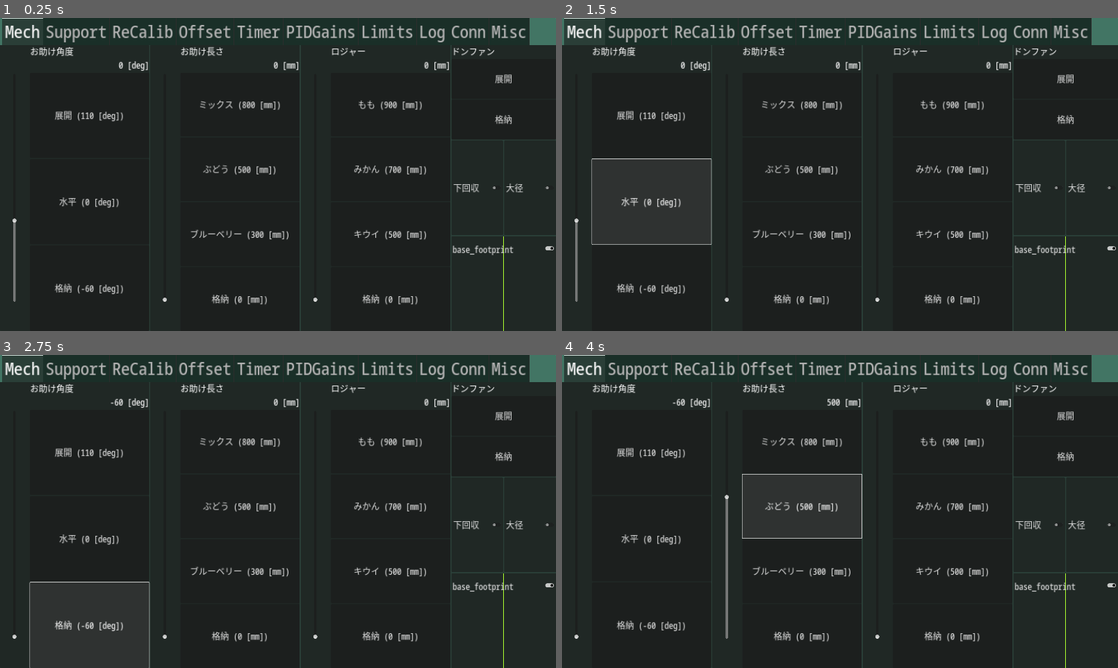
Above: before the commit, frames 1-4 (two rows, left to right).
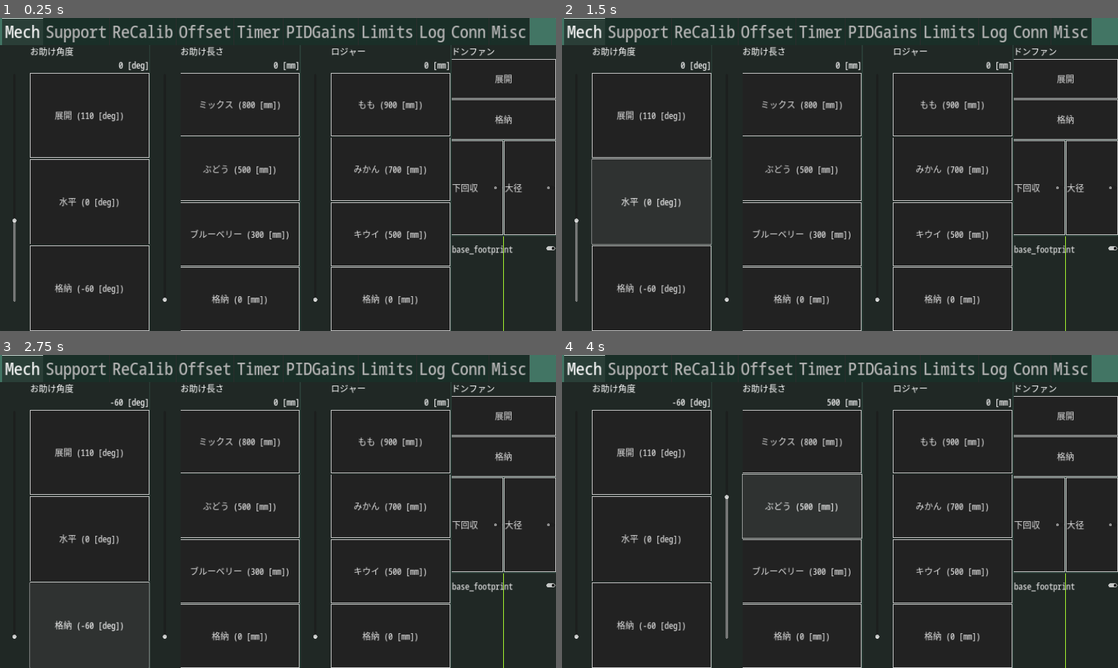
Above: after the commit, the same moments.

Repository: omuct-robotclub/nhk2023-team-a-controller
Game: Godot game, scene res://controls/controller.tscn
Same seed, same stepped clock (60 frames per second), same inputs: the game is played once before the commit and once after it.
Inputs:
- Up to frame 1 (0.25 s): no input
- Up to frame 2 (1.5 s): click "展開 (110 [deg])" at 0.5 s; click "水平 (0 [deg])" at 1.25 s
- Up to frame 3 (2.75 s): click "格納 (-60 [deg])" at 2 s
- Up to frame 4 (4 s): click "ミックス (800 [mm])" at 2.75 s; click "ぶどう (500 [mm])" at 3.5 s

The runs differ from the first frame. In frame 1, 2.1% of the frame differs, in the area x 5-100%, y 13-100%; in frame 2, 2.0%; in frame 3, 1.9%; in frame 4, 2.0%.

Commit message:
add border

Diff:
--- a/scripts/time_signal.gd
+++ b/scripts/time_signal.gd
@@ -31,7 +31,6 @@
     var prev_notify_state = _notify_state
     _notify_state = int(elapsed) / 10
     if prev_notify_state == _notify_state: return
-    print(_notify_state)
     var num_first := _notify_state / 6
     var num_second := _notify_state % 6
 
--- a/theme.tres
+++ b/theme.tres
@@ -1,9 +1,17 @@
-[gd_resource type="Theme" load_steps=2 format=3 uid="uid://baqy2s2jpay2"]
+[gd_resource type="Theme" load_steps=3 format=3 uid="uid://baqy2s2jpay2"]
 
 [ext_resource type="FontFile" uid="uid://dn1cdfwid8ttf" path="res://fonts/NotoSansMono_ExtraCondensed-Medium.ttf" id="1_dcrwc"]
+
+[sub_resource type="StyleBoxFlat" id="StyleBoxFlat_jkx2s"]
+bg_color = Color(0.133333, 0.133333, 0.133333, 1)
+border_width_left = 2
+border_width_top = 2
+border_width_right = 2
+border_width_bottom = 2
 
 [resource]
 default_font = ExtResource("1_dcrwc")
 default_font_size = 30
+Button/styles/normal = SubResource("StyleBoxFlat_jkx2s")
 TabContainer/font_sizes/font_size = 60
 TabContainer/fonts/font = ExtResource("1_dcrwc")
